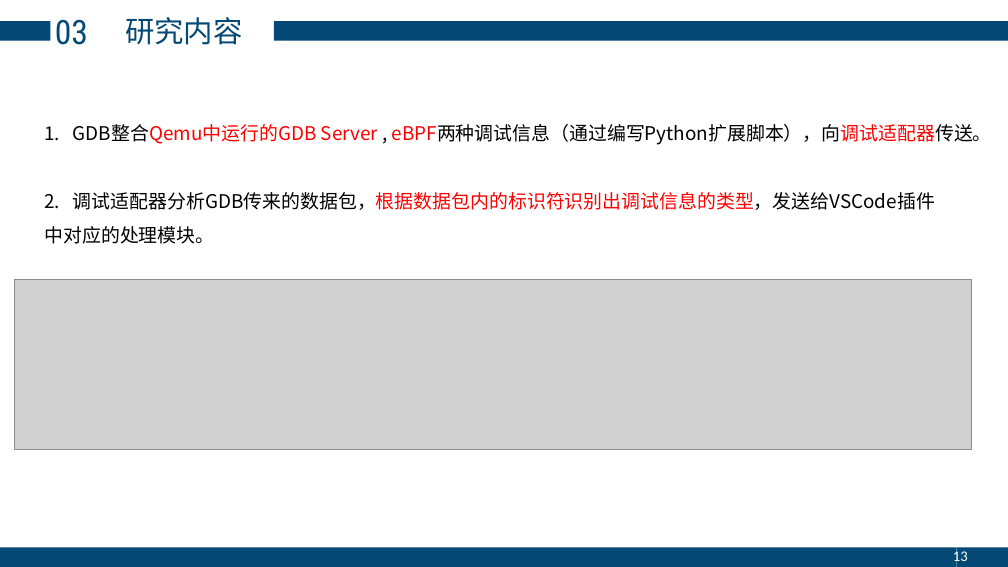
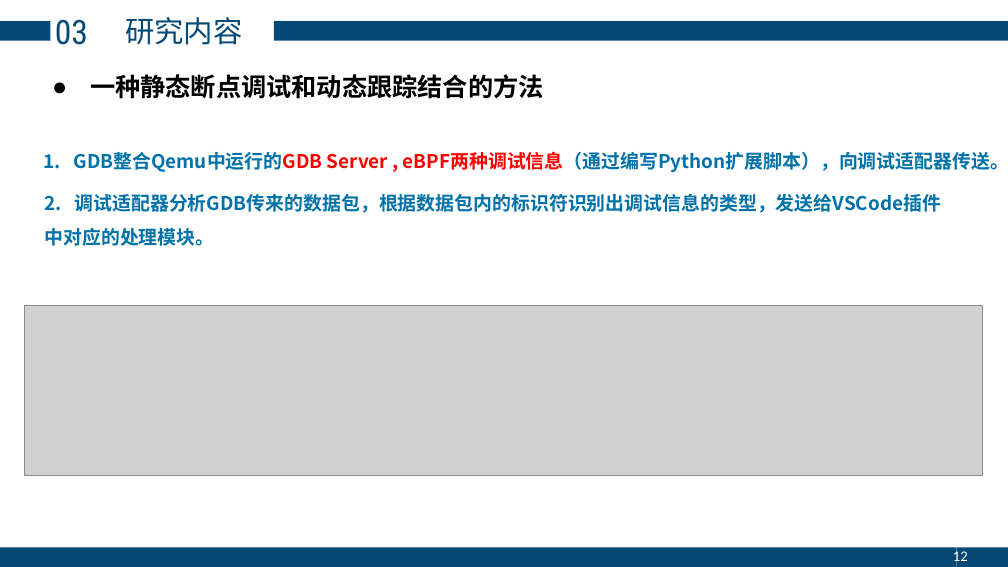
Before and after one commit to zhangly1234/report, a slide deck: slide 12 of 毕业答辩-张露元.pptx (slide 13 before the commit). Drawn at 1008x567 pixels with LibreOffice and Linux fonts; fonts in the diff are those of the drawing; grey boxes stand for pictures. Boxes give left, top, right and bottom in pixels: in the first picture for what was removed or moved away, otherwise in the second. Text is boxed around its words. In the diff, an @@ line names an element or a change of style, - is before the commit and + after.

```diff
--- a/毕业答辩-张露元.pptx
+++ b/毕业答辩-张露元.pptx
@@ text added at box(90, 74, 544, 99), 24 pt, text #000000, bold @@
+● 一种静态断点调试和动态跟踪结合的方法
@@ text "1. GDB整合Qemu中运行的GDB Server , eBPF两种调试信息（通过编写Python扩展脚本），向调试适 ...": place and size @@
-text "1. GDB整合Qemu中运行的GDB Server , eBPF两种调试信息（通过编写Python扩展脚本），向调试适 ..." at box(44, 124, 992, 145)
+text "1. GDB整合Qemu中运行的GDB Server , eBPF两种调试信息（通过编写Python扩展脚本），向调试适 ..." at box(43, 152, 1008, 173)
@@ text "1. GDB整合Qemu中运行的GDB Server , eBPF两种调试信息（通过编写Python扩展脚本），向调试适 ..." at box(43, 152, 1008, 173): text colour #000000 to #0072A9 in "1. GDB整合Qemu中运行的GDB eBPF两种调试信息（通过编写Python扩展脚本），向调试适配器传送。"; text colour #FF0000 to #0072A9 in "GDB整合Qemu中运行的GDB eBPF两种调试信息（通过编写Python扩展脚本），向调试适配器传送。"; text colour #000000 to #FF0000 in ", eBPF两种调试信息（通过编写Python扩展脚本），向调试适配器传送。"; bold on @@
@@ text "2. 调试适配器分析GDB传来的数据包，根据数据包内的标识符识别出调试信息的类型，发送给VSCode插件中对应的处理模块 ..." at box(44, 194, 942, 246): text colour #000000 to #0072A9 in "2. 调试适配器分析GDB传来的数据包，根据数据包内的标识符识别出调试信息的类型，发送给VSCode插件中对应的处理模块 ..."; text colour #FF0000 to #0072A9 in "调试适配器分析GDB传来的数据包，根据数据包内的标识符识别出调试信息的类型，发送给VSCode插件中对应的处理模块。"; bold on @@
@@ picture: place and size @@
-picture at box(14, 279, 972, 449)
+picture at box(24, 306, 982, 476)
@@ page number at box(953, 549, 968, 566): text changed @@
-13
+12
```
Also in this commit, not shown: 11 other slides changed, 2 slides added, 3 slides removed.
